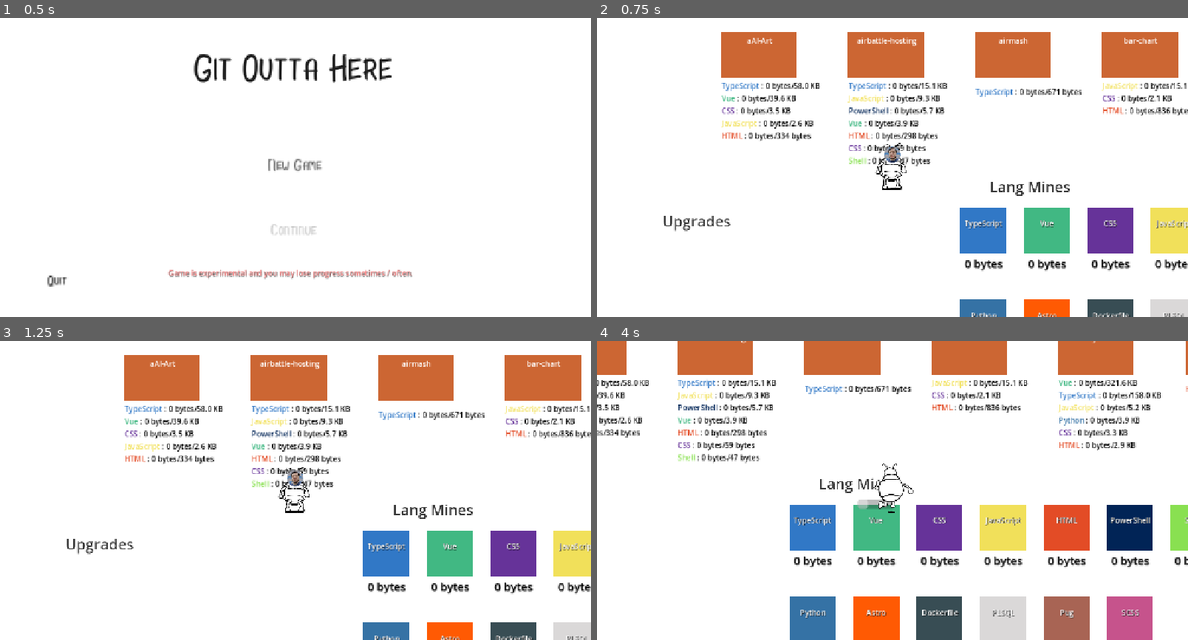
Above: before the commit, frames 1-4 (two rows, left to right).
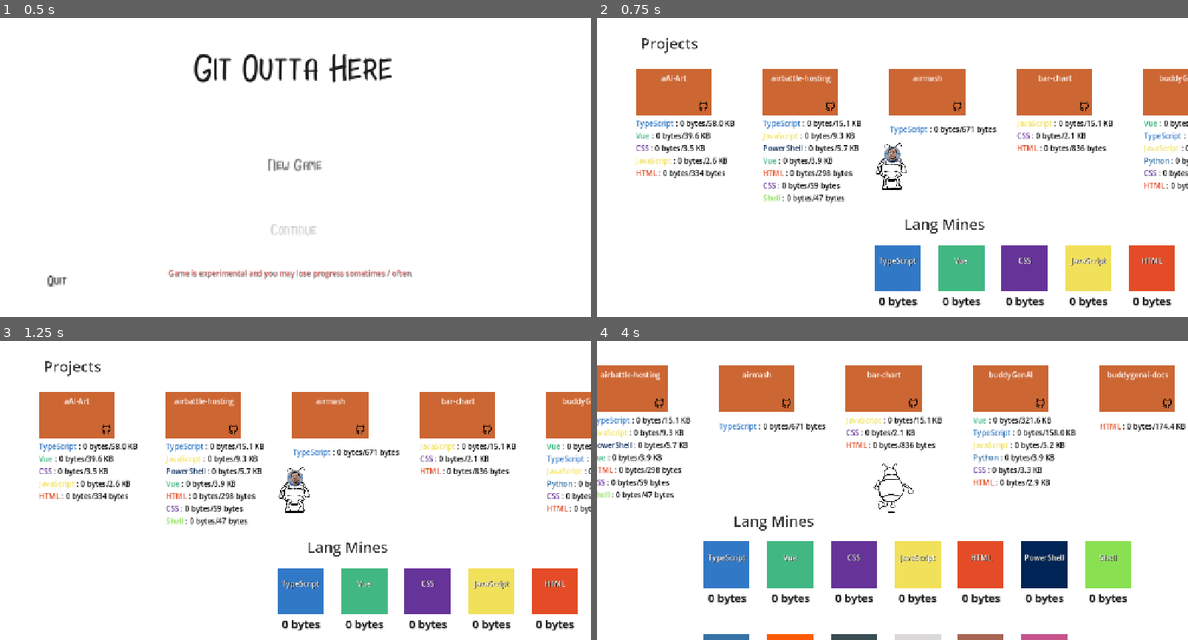
Above: after the commit, the same moments.

Repository: parsehex/git-outta-here
Game: Godot game, scene res://scenes/levels/Intro.tscn
Two runs of this game, one before a commit and one after it. Both use one fixed random seed, a clock stepped at 60 frames per second and the inputs below.
Inputs:
- Up to frame 1 (0.5 s): no input
- Up to frame 2 (0.75 s): click "New Game" at 0.5 s
- Up to frame 3 (1.25 s): no input
- Up to frame 4 (4 s): tap Enter at 1.25 s; hold Right (move_right) 1.28-2.03 s; tap Ctrl (attack) at 1.35 s; hold Down (move_down) 2.03-2.78 s; tap E (interact) at 2.1 s; hold Right (move_right) 2.78-3.53 s; tap Space (roll) at 2.85 s; hold Up (move_up) from 3.53 s (still down); tap Shift (run) at 3.6 s

Frame 1 is identical in both runs. In frame 2, 34% of the frame differs, in the area x 6-100%, y 4-100%; in frame 3, 34%; in frame 4, 44%, in the area x 0-100%, y 0-100%.

Commit message:
add repo links, tooltip

Diff:
--- a/scenes/levels/Outside.tscn
+++ b/scenes/levels/Outside.tscn
@@ -9,7 +9,7 @@
 
 [node name="Character" parent="." instance=ExtResource("8")]
 z_index = 1
-position = Vector2(144, 981)
+position = Vector2(515, 819)
 
 [node name="UI" parent="." instance=ExtResource("2")]
 
@@ -40,13 +40,13 @@
 position = Vector2(544, 1167)
 
 [node name="Upgrades" type="Node2D" parent="Spawnpoints"]
-position = Vector2(-941, 1224)
+position = Vector2(-1033, 1212)
 
 [node name="UpgradesLabel" type="Label" parent="Spawnpoints/Upgrades"]
-offset_left = 95.0
-offset_top = -142.0
-offset_right = 445.0
-offset_bottom = 37.0
+offset_left = -135.0
+offset_top = -216.0
+offset_right = 215.0
+offset_bottom = -37.0
 theme_override_colors/font_color = Color(0, 0, 0, 0.78431374)
 theme_override_font_sizes/font_size = 64
 text = "Upgrades
--- a/scenes/misc/Repository.gd
+++ b/scenes/misc/Repository.gd
@@ -12,6 +12,8 @@
 @onready var range_indicator = $RangeIndicator
 @onready var name_label: Label = $NameLabel
 @onready var language_list: VBoxContainer = $LanguageList
+@onready var github_button: Button = $GitHubButton
+@onready var tooltip: Label = $Tooltip
 
 var player_in_range = false
 var player_node = null
@@ -28,8 +30,12 @@
 		progress_bar.visible = false
 	if range_indicator:
 		range_indicator.visible = false
+	if tooltip:
+		tooltip.visible = false
 	if name_label:
 		name_label.text = repo_name
+	if github_button:
+		github_button.pressed.connect(_on_github_button_pressed)
 
 	# Initialize deposited amounts
 	for lang in repo_data.languages:
@@ -158,6 +164,8 @@
 
 	if range_indicator:
 		range_indicator.visible = false
+	if tooltip:
+		tooltip.visible = false
 
 func _on_body_entered(body):
 	if body is Player:
@@ -172,6 +180,8 @@
 					break
 			if not completed and _has_required_languages():
 				range_indicator.visible = true
+				if tooltip:
+					tooltip.visible = true
 		print("Player entered repository area: " + repo_name)
 
 func _on_body_exited(body):
@@ -183,6 +193,8 @@
 			progress_bar.visible = false
 		if range_indicator:
 			range_indicator.visible = false
+		if tooltip:
+			tooltip.visible = false
 		print("Player exited repository area: " + repo_name)
 
 func interact():
@@ -199,3 +211,8 @@
 func load_save_data(data: Dictionary):
 	deposited = data.get("deposited", {})
 	_update_language_list()
+
+func _on_github_button_pressed():
+	if repo_data.has("html_url"):
+		OS.shell_open(repo_data.html_url)
+		print("Opening GitHub URL: " + repo_data.html_url)
--- a/scenes/misc/Repository.tscn
+++ b/scenes/misc/Repository.tscn
@@ -1,6 +1,7 @@
-[gd_scene load_steps=3 format=3 uid="uid://bfhu52byeed77"]
+[gd_scene load_steps=4 format=3 uid="uid://bfhu52byeed77"]
 
 [ext_resource type="Script" uid="uid://csafsuv32g3aq" path="res://scenes/misc/Repository.gd" id="1"]
+[ext_resource type="Texture2D" uid="uid://coekscx27ct6q" path="res://textures/github.svg" id="2"]
 
 [sub_resource type="RectangleShape2D" id="1"]
 size = Vector2(164.5, 100)
@@ -51,3 +52,21 @@
 offset_right = 82.0
 offset_bottom = 50.0
 color = Color(0.8, 0.4, 0.2, 1)
+
+[node name="GitHubButton" type="Button" parent="."]
+offset_left = 48.5
+offset_top = 16.0
+offset_right = 80.5
+offset_bottom = 48.0
+mouse_default_cursor_shape = 2
+accessibility_description = "Go to this project on GitHub"
+icon = ExtResource("2")
+flat = true
+
+[node name="Tooltip" type="Label" parent="."]
+visible = false
+offset_left = -84.0
+offset_top = -106.0
+offset_right = 84.0
+offset_bottom = -83.0
+text = "Hold Space to deposit"
--- /dev/null
+++ b/textures/github.svg
@@ -0,0 +1 @@
+<svg xmlns="http://www.w3.org/2000/svg" width="24" height="24" viewBox="0 0 24 24" fill="none" stroke="currentColor" stroke-width="2" stroke-linecap="round" stroke-linejoin="round" class="icon icon-tabler icons-tabler-outline icon-tabler-brand-github"><path stroke="none" d="M0 0h24v24H0z" fill="none"/><path d="M9 19c-4.3 1.4 -4.3 -2.5 -6 -3m12 5v-3.5c0 -1 .1 -1.4 -.5 -2c2.8 -.3 5.5 -1.4 5.5 -6a4.6 4.6 0 0 0 -1.3 -3.2a4.2 4.2 0 0 0 -.1 -3.2s-1.1 -.3 -3.5 1.3a12.3 12.3 0 0 0 -6.2 0c-2.4 -1.6 -3.5 -1.3 -3.5 -1.3a4.2 4.2 0 0 0 -.1 3.2a4.6 4.6 0 0 0 -1.3 3.2c0 4.6 2.7 5.7 5.5 6c-.6 .6 -.6 1.2 -.5 2v3.5" /></svg>
Not shown, added: textures/github.svg.import
